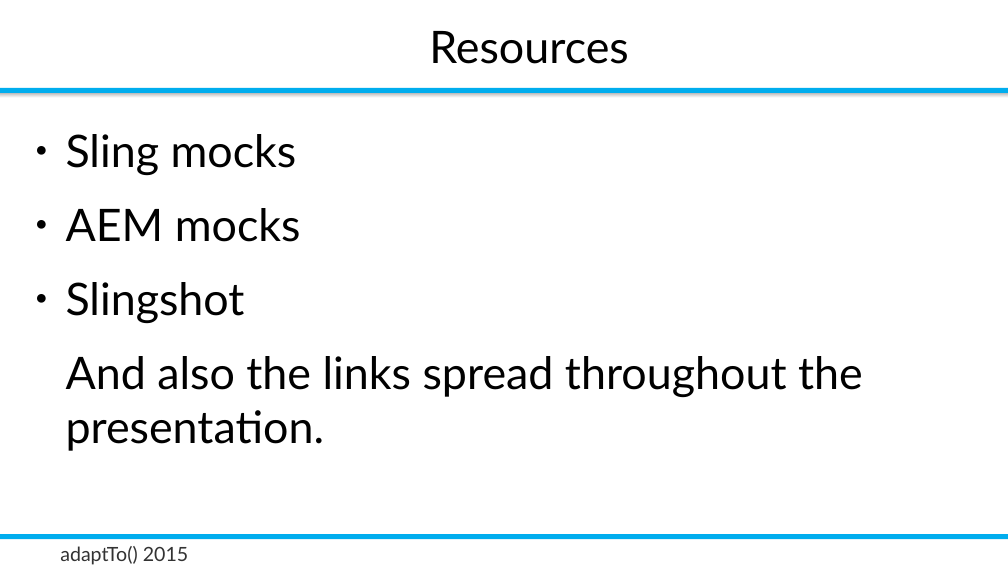
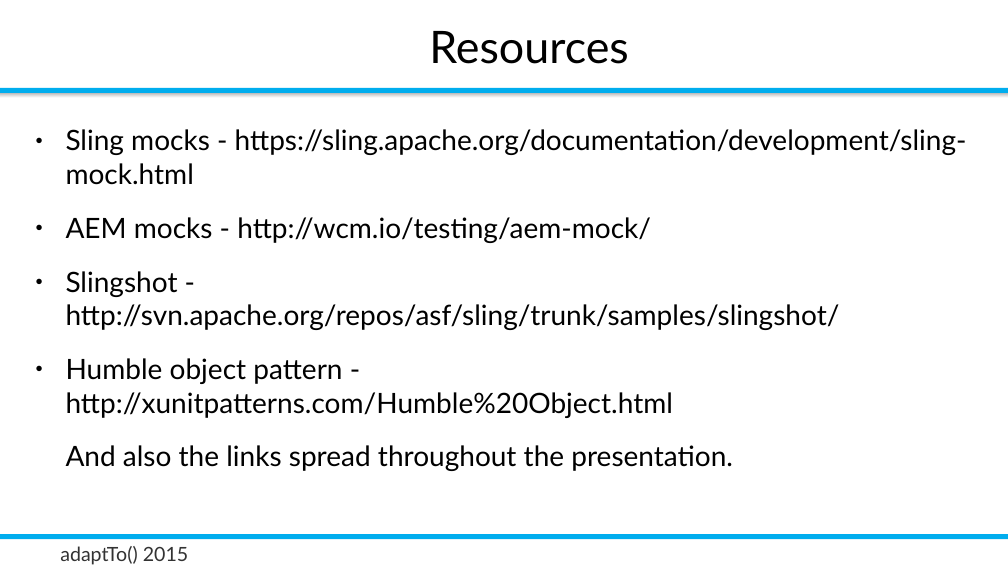
Before and after one commit to rombert/talks, a slide deck: slide 42 of adaptTo2015/How_Do_I_Test_My_Sling_Application-Robert_Munteanu_unedited.odp (slide 38 before the commit). Drawn at 1008x567 pixels with LibreOffice and Linux fonts; fonts in the diff are those of the drawing; background and template pictures are left out. Boxes give left, top, right and bottom in pixels: in the first picture for what was removed or moved away, otherwise in the second. Text is boxed around its words. In the diff, an @@ line names an element or a change of style, - is before the commit and + after.

```diff
--- a/adaptTo2015/How_Do_I_Test_My_Sling_Application-Robert_Munteanu_unedited.odp
+++ b/adaptTo2015/How_Do_I_Test_My_Sling_Application-Robert_Munteanu_unedited.odp
@@ text at box(66, 129, 967, 418): text changed; size 32 to 20 pt @@
-● Sling mocks
-● AEM mocks
-● Slingshot
+● Sling mocks - https://sling.apache.org/documentation/development/sling-mock.html
+● AEM mocks - http://wcm.io/testing/aem-mock/
+● Slingshot - http://svn.apache.org/repos/asf/sling/trunk/samples/slingshot/
+● Humble object pattern - http://xunitpatterns.com/Humble%20Object.html
@@ text at box(66, 445, 733, 471): size 32 to 20 pt in "And also the links spread throughout the ..." @@
```
Also in this commit, not shown: 7 other slides changed, 7 slides added, 2 slides removed, 7 other files.
